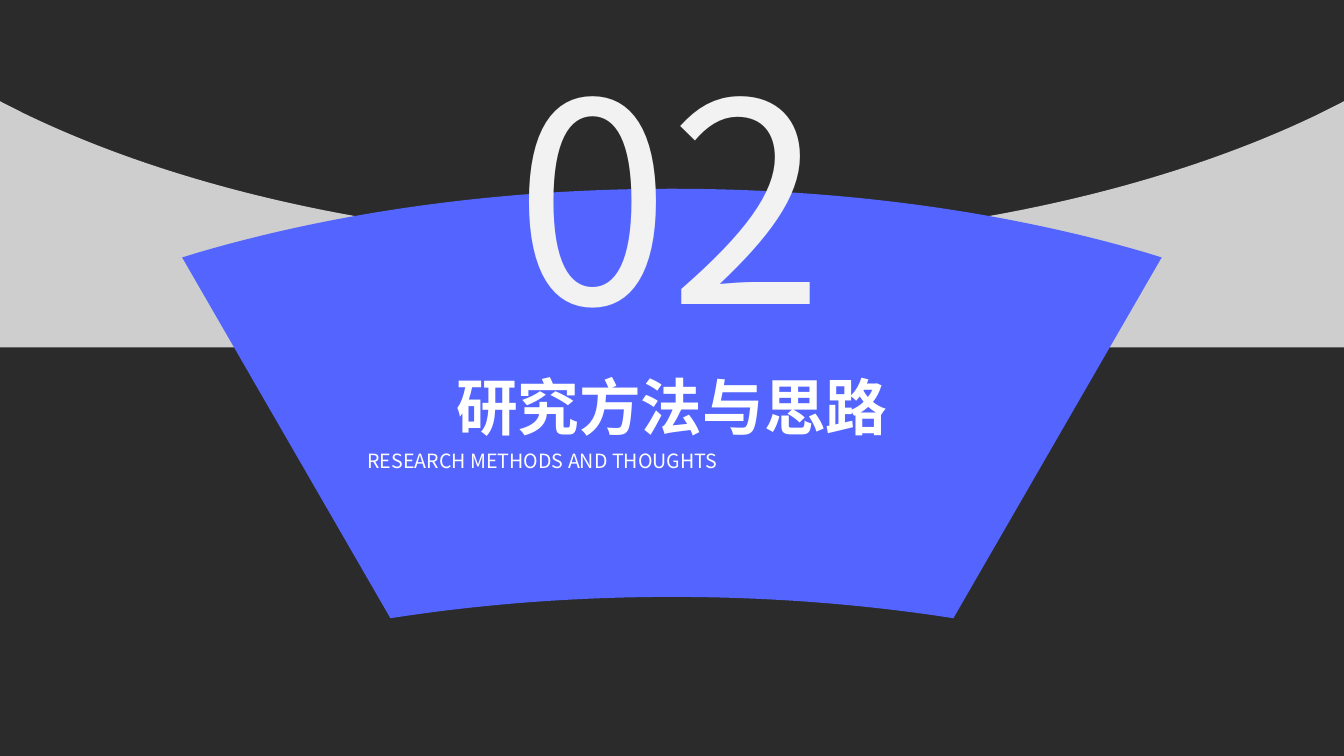
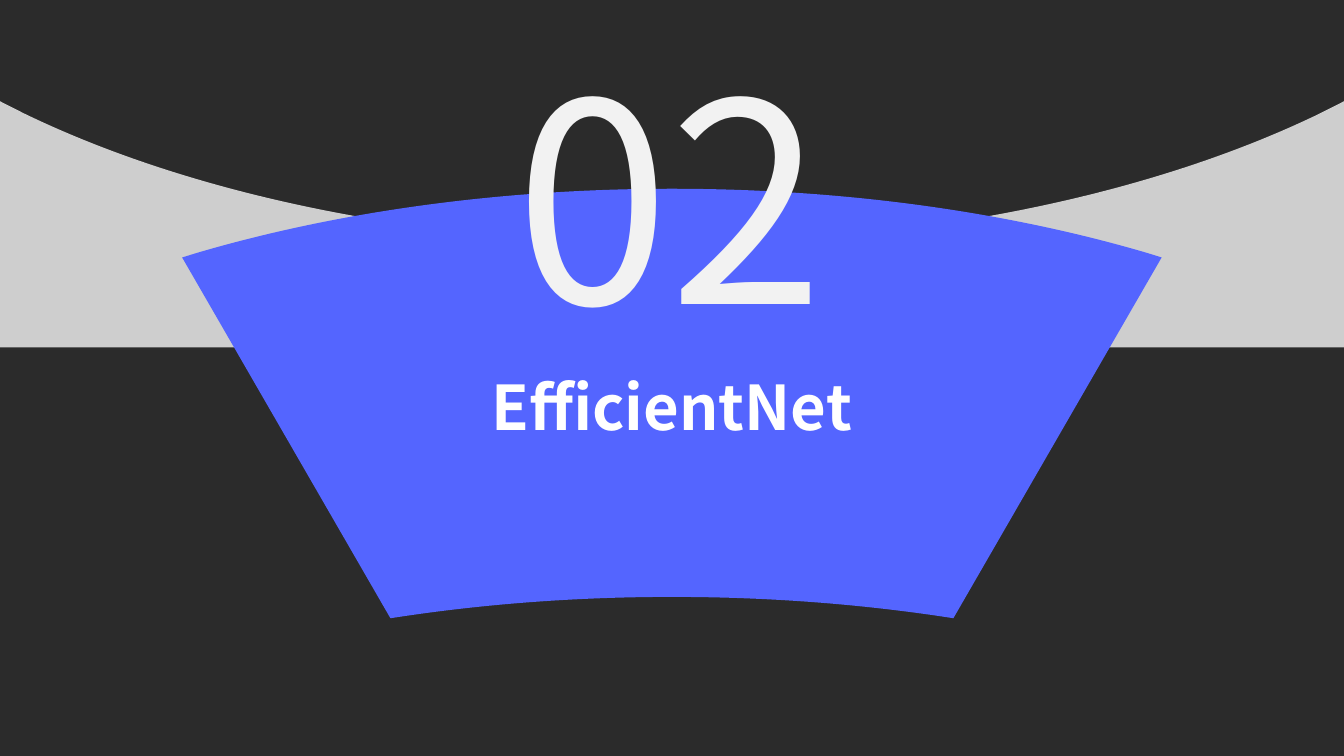
Before and after one commit to ahulh-acmlab/group_report, a slide deck: slide 5 of 2021-4-21/EfficientNetV2.pptx (slide 9 before the commit). Drawn at 1344x756 pixels with LibreOffice and Linux fonts; fonts in the diff are those of the drawing; background and template pictures are left out; a plain dark background stands for a picture behind light text. Boxes give left, top, right and bottom in pixels: in the first picture for what was removed or moved away, otherwise in the second. Text is boxed around its words. In the diff, an @@ line names an element or a change of style, - is before the commit and + after.

```diff
--- a/2021-4-21/EfficientNetV2.pptx
+++ b/2021-4-21/EfficientNetV2.pptx
@@ text at bbox=[491, 380, 851, 431]: text changed @@
-研究方法与思路
+EfficientNet
@@ text removed at bbox=[367, 453, 717, 468] @@
-RESEARCH METHODS AND THOUGHTS
```
Also in this commit, not shown: 4 other slides changed, 12 slides added, 22 slides removed, 2 other files.
